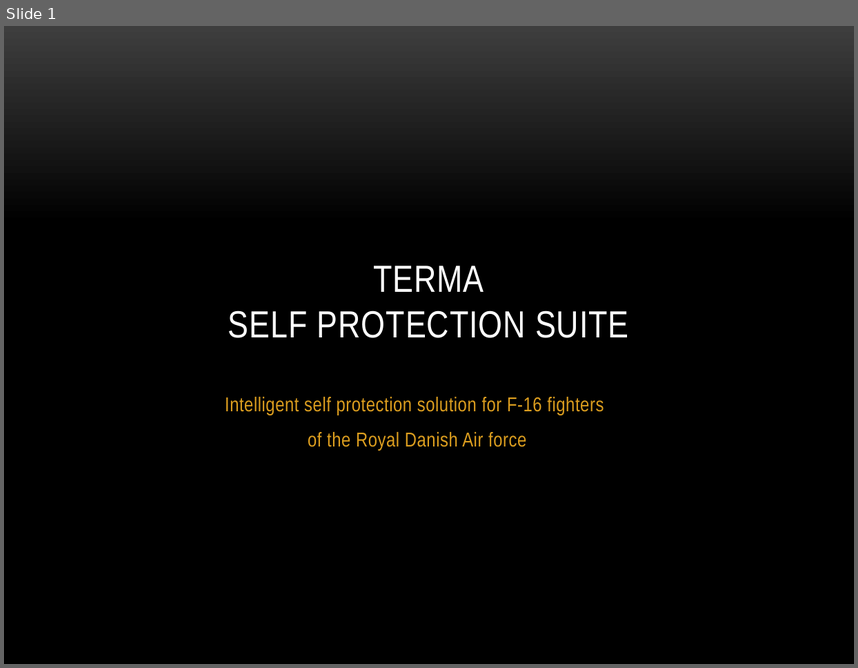
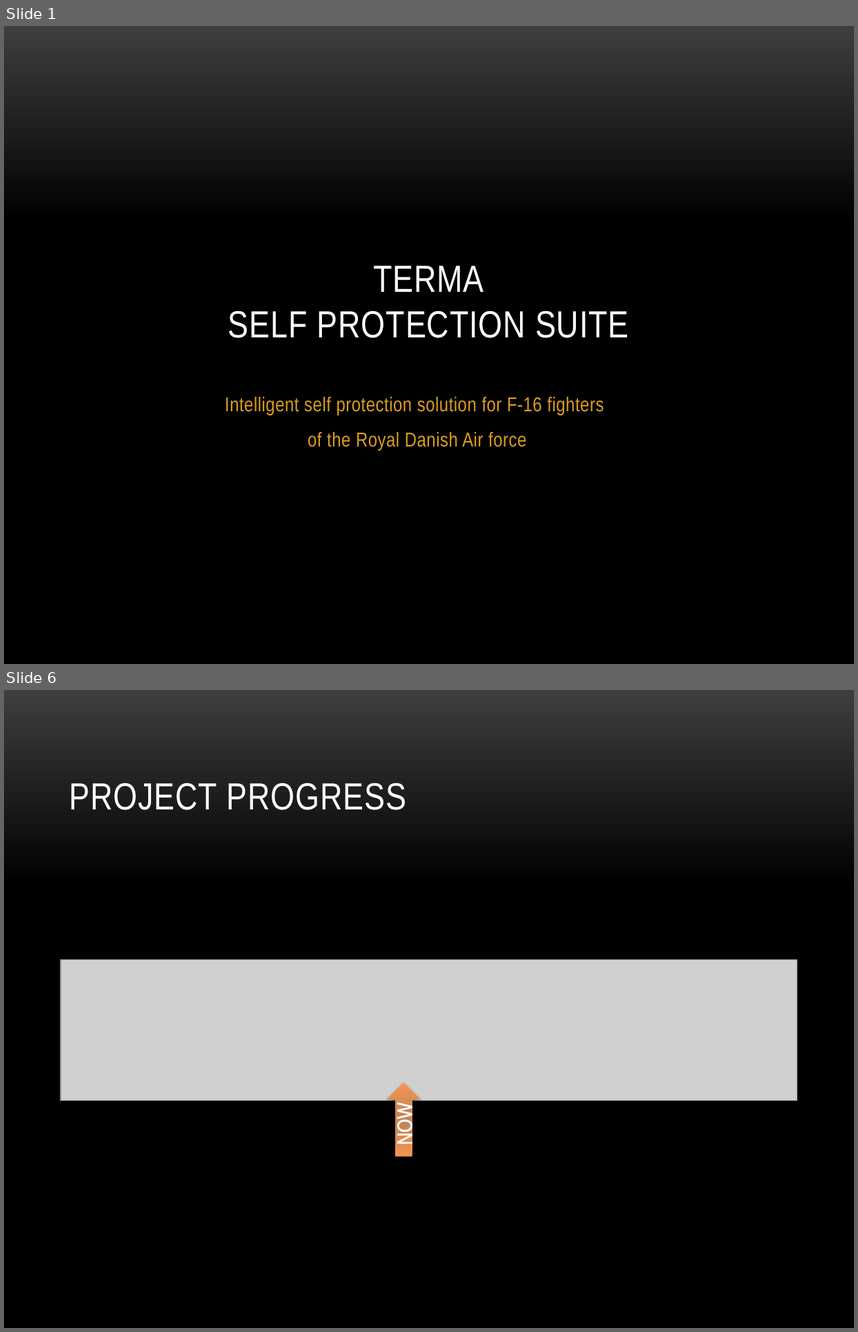
Before and after one commit to TISYE-GroupC/TermaCase, a slide deck: Document/SPS_Presentation.pptx. Shown one above the other, each under a label of ours: slide 1 before the commit, slides 1 and 6 after it; the slides between them are not shown. The pictures are 858x668 and 858x1332 pixels, drawn with LibreOffice and Linux fonts; fonts in the diff are those of the drawing; grey boxes stand for pictures; background and template pictures are left out. Boxes give left, top, right and bottom in pixels: in the first picture for what was removed or moved away, otherwise in the second. Text is boxed around its words. In the diff, an @@ line names an element or a change of style, - is before the commit and + after.

```diff
--- a/Document/SPS_Presentation.pptx
+++ b/Document/SPS_Presentation.pptx
@@ slide 6 added at bbox=[4, 690, 854, 1328], background picture (left out) @@
@@ title added at bbox=[69, 782, 406, 810], 32 pt, text #FFFFFF @@
+PROJECT PROGRESS
@@ picture added at bbox=[61, 960, 798, 1101] @@
@@ right arrow added at bbox=[388, 1082, 421, 1156], fill gradient #BE8459 to #FC9553, 18 pt, text #FFFFFF @@
+NOW
```
Also in this commit, not shown: 4 slides changed.
